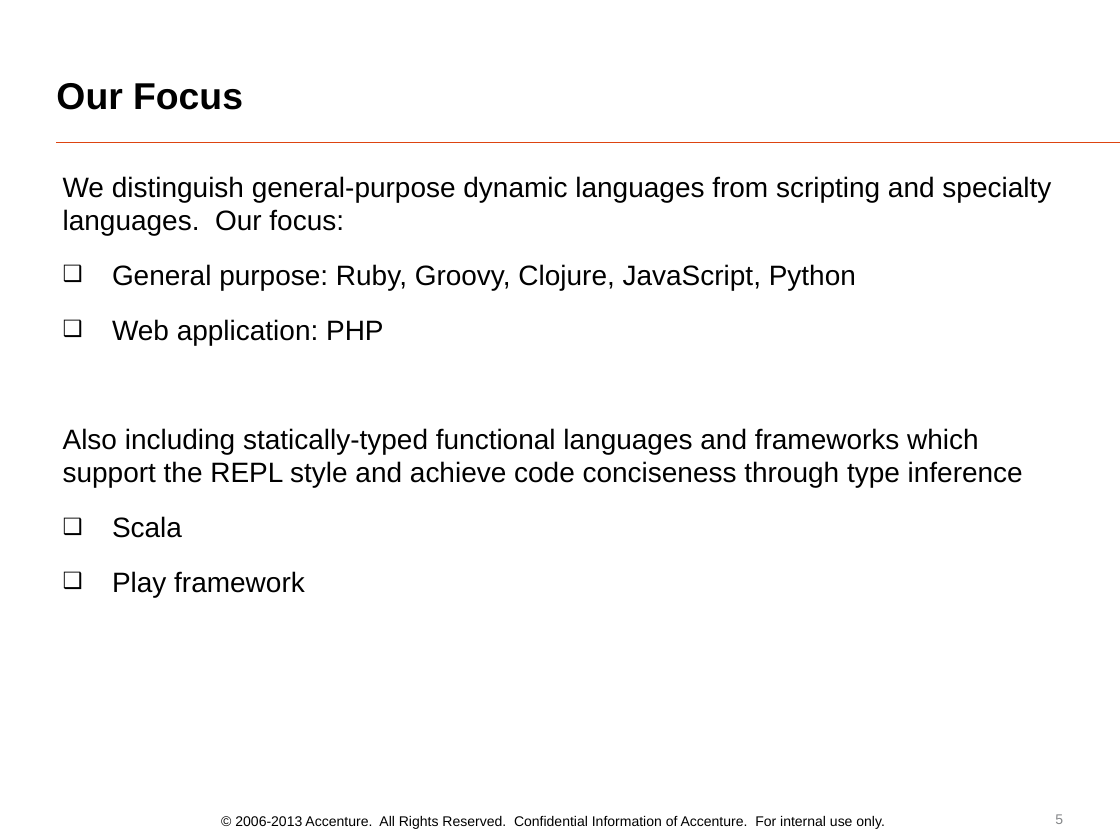
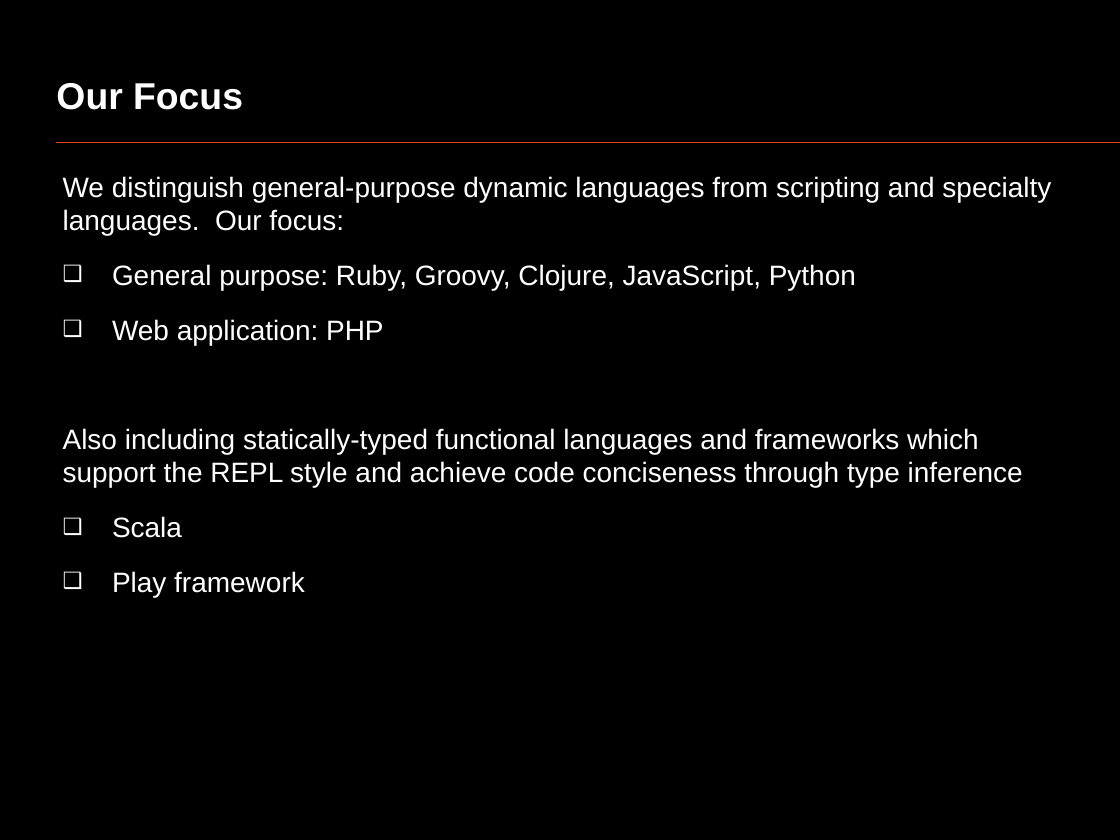
Before and after one commit to oscarrenalias/openslava-2013, a slide deck: slide 5 of Dynamic languages/Java Slava 2013 - Dynamic languages PoV.pptx. Drawn at 1120x840 pixels with LibreOffice and Linux fonts; fonts in the diff are those of the drawing. Boxes give left, top, right and bottom in pixels: in the first picture for what was removed or moved away, otherwise in the second. Text is boxed around its words. In the diff, an @@ line names an element or a change of style, - is before the commit and + after.

```diff
--- a/Dynamic languages/Java Slava 2013 - Dynamic languages PoV.pptx
+++ b/Dynamic languages/Java Slava 2013 - Dynamic languages PoV.pptx
@@ background #FFFFFF to #000000 @@
@@ title "Our Focus" at (56,83,243,110): text colour #000000 to #FFFFFF @@
@@ text "We distinguish general-purpose dynamic languages ..." at (63,176,1051,597): text colour #000000 to #FFFFFF; bullet colour #000000 to #FFFFFF @@
@@ text removed at (235,816,885,829) @@
-© 2006-2013 Accenture. All Rights Reserved. Confidential Information of Accenture. For internal use only.
@@ page number removed at (1055,814,1063,824) @@
-5
```
Also in this commit, not shown: 6 other slides changed, 24 slides added, 1 slide removed.
